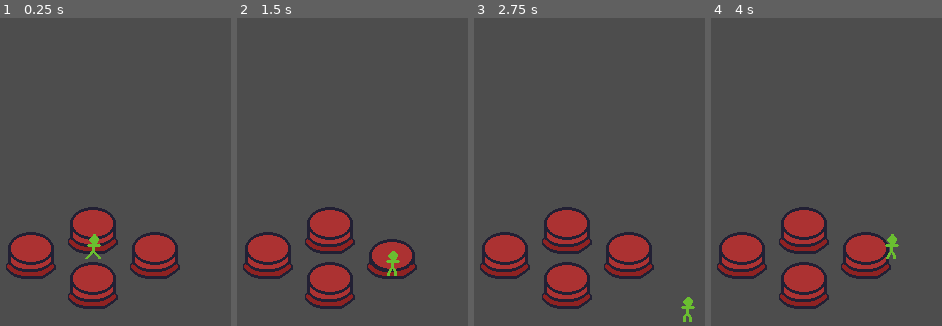
Above: before the commit, frames 1-4 (left to right).
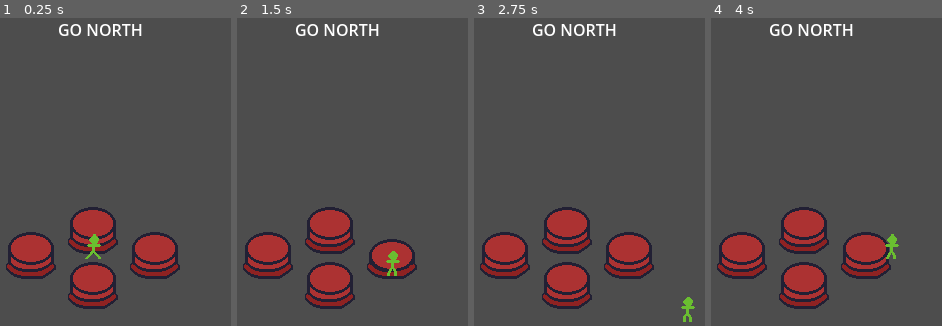
Above: after the commit, the same moments.

Repository: Sunny-Days-Ahead/It-Is-Coming
Game: Godot game, scene res://main.tscn
Two runs of this game, one before a commit and one after it. Both use one fixed random seed, a clock stepped at 60 frames per second and the inputs below.
Inputs:
- Up to frame 1 (0.25 s): no input
- Up to frame 2 (1.5 s): tap Enter at 0.5 s; hold D (move_right) 0.53-1.28 s; hold S (move_down) from 1.28 s (still down)
- Up to frame 3 (2.75 s): tap Space at 2 s; release S (move_down) at 2.03 s; hold D (move_right) from 2.03 s (still down)
- Up to frame 4 (4 s): release D (move_right) at 2.78 s; hold W (move_up) 2.78-3.53 s; hold A (move_left) from 3.53 s (still down)

The runs differ from the first frame. In frame 1, 0.7% of the frame differs, in the area x 25-62%, y 1-6%; in frame 2, 0.7%; in frame 3, 0.7%; in frame 4, 0.7%.

Commit message:
gameplay loop
create a sequence that the player has to match if the player matches they're safe

Diff:
--- a/main.gd
+++ b/main.gd
@@ -1,18 +1,48 @@
 extends Node2D
 
+var buttons : Array
+var sequence : Array
+var pointer : int
 
 # Called when the node enters the scene tree for the first time.
 func _ready() -> void:
+	pointer = 0
 	$NorthButton.button_pressed.connect(_on_button_pressed)
 	$SouthButton.button_pressed.connect(_on_button_pressed)
 	$EastButton.button_pressed.connect(_on_button_pressed)
 	$WestButton.button_pressed.connect(_on_button_pressed)
+	buttons = [$NorthButton, $SouthButton, $WestButton, $EastButton]
+	new_sequence()
 # Called every frame. 'delta' is the elapsed time since the previous frame.
 func _process(delta: float) -> void:
 	pass
 
+func new_sequence():
+	sequence = [buttons.pick_random(), buttons.pick_random(), buttons.pick_random(), buttons.pick_random()]
+	print(sequence)
+	#$Label.text = "PRESS " + str(sequence)
+
 func _on_button_pressed(pressed_button):
-	print("pressed successfully " + str(pressed_button))
+#	if pressed_button == sequence:
+		#$Label.text = "SAFE"
+		#await get_tree().create_timer(1).timeout
+		#new_sequence()
+	#else:
+	#	$Label.text = "HE IS COMING"
+	#	await get_tree().create_timer(1).timeout
+	#	new_sequence()
+	#print("pressed successfully " + str(pressed_button))
+	if sequence[pointer] == pressed_button:
+		print("succ")
+		pointer += 1
+		if pointer >= sequence.size():
+			print("yayy")
+			pointer = 0
+			new_sequence()
+			print(sequence)
+	else:
+		print("HE IS COMING")
+		pointer = 0
 	if pressed_button == $NorthButton:
 		print("north pressed")
 	if pressed_button == $SouthButton:
--- a/main.tscn
+++ b/main.tscn
@@ -22,3 +22,11 @@
 [node name="Player" parent="." unique_id=653608189 instance=ExtResource("1_ig7tw")]
 position = Vector2(264, 241)
 speed = 300.0
+
+[node name="Label" type="Label" parent="." unique_id=1897925235]
+offset_left = 230.0
+offset_top = 12.0
+offset_right = 315.0
+offset_bottom = 35.0
+size_flags_horizontal = 4
+text = "GO NORTH"
--- a/project.godot
+++ b/project.godot
@@ -45,6 +45,7 @@
 move_right={
 "deadzone": 0.2,
 "events": [Object(InputEventKey,"resource_local_to_scene":false,"resource_name":"","device":-1,"window_id":0,"alt_press …(192 unchanged characters)…
+, Object(InputEventKey,"resource_local_to_scene":false,"resource_name":"","device":-1,"window_id":0,"alt_pressed":false,"shift_pressed":false,"ctrl_pressed":false,"meta_pressed":false,"pressed":false,"keycode":0,"physical_keycode":4194321,"key_label":0,"unicode":0,"location":0,"echo":false,"script":null)
 ]
 }
 
